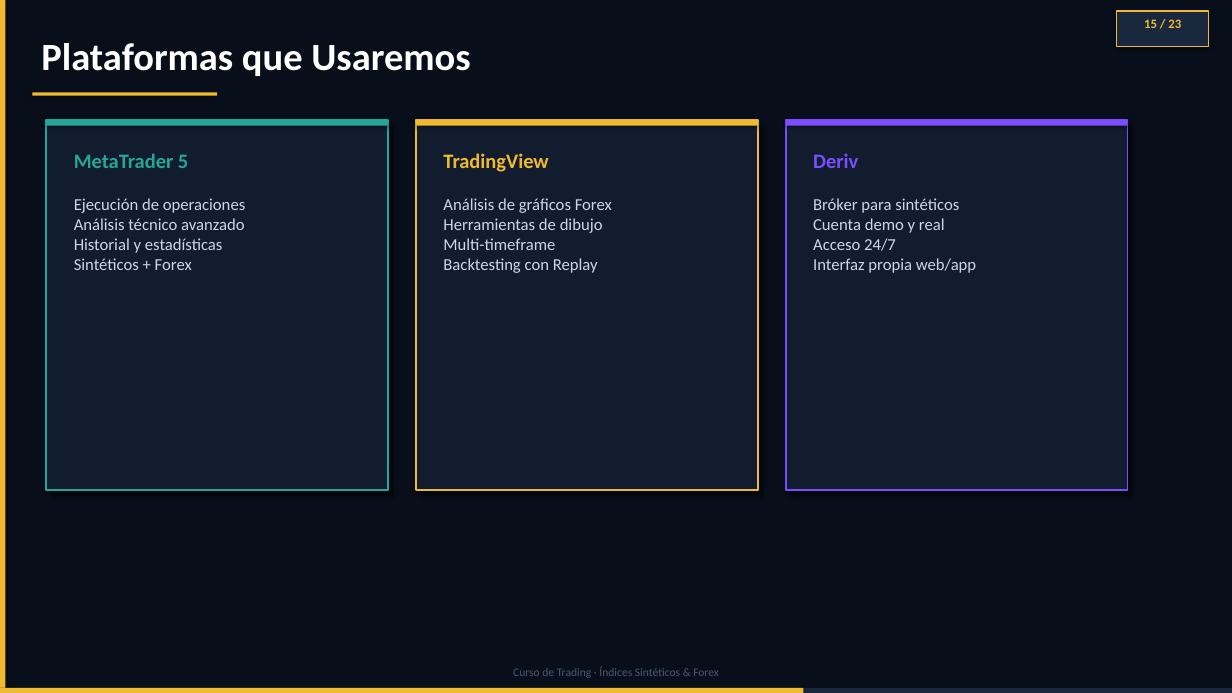
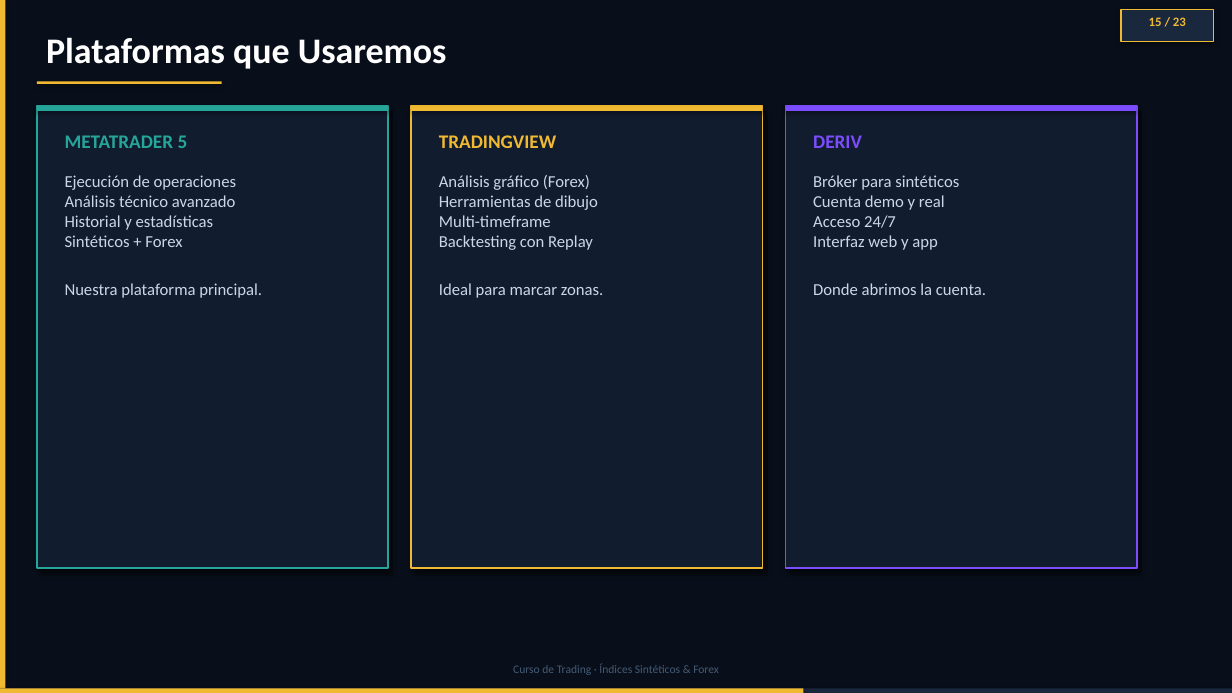
Before and after one commit to daac-gif/curso-trading, a slide deck: slide 15 of diapositivas/Clase_01_PREMIUM_FINAL.pptx. Drawn at 1232x693 pixels with LibreOffice and Linux fonts; fonts in the diff are those of the drawing. Boxes give left, top, right and bottom in pixels: in the first picture for what was removed or moved away, otherwise in the second. Text is boxed around its words. In the diff, an @@ line names an element or a change of style, - is before the commit and + after.

```diff
--- a/diapositivas/Clase_01_PREMIUM_FINAL.pptx
+++ b/diapositivas/Clase_01_PREMIUM_FINAL.pptx
@@ text "Plataformas que Usaremos" at box(46, 37, 447, 69): size 30 to 28 pt @@
@@ text "15 / 23": place and size @@
-text "15 / 23" at box(1144, 19, 1181, 28)
+text "15 / 23" at box(1149, 17, 1186, 26)
@@ rectangle: place and size @@
-rectangle at box(1116, 11, 1209, 46)
+rectangle at box(1121, 9, 1214, 42)
@@ rectangle: place and size @@
-rectangle at box(32, 92, 217, 96)
+rectangle at box(37, 81, 222, 84)
@@ rectangle: place and size @@
-rectangle at box(46, 120, 388, 126)
+rectangle at box(37, 106, 388, 111)
@@ rectangle: place and size @@
-rectangle at box(46, 120, 388, 490)
+rectangle at box(37, 106, 388, 568)
@@ rectangle at box(37, 106, 388, 568): outline #26A69A 1.5 pt to #26A69A 1.2 pt @@
@@ rectangle: place and size @@
-rectangle at box(52, 126, 394, 495)
+rectangle at box(42, 111, 393, 573)
@@ rectangle: place and size @@
-rectangle at box(416, 120, 758, 126)
+rectangle at box(411, 106, 762, 111)
@@ rectangle: place and size @@
-rectangle at box(416, 120, 758, 490)
+rectangle at box(411, 106, 762, 568)
@@ rectangle at box(411, 106, 762, 568): outline #F0B932 1.5 pt to #F0B932 1.2 pt @@
@@ rectangle: place and size @@
-rectangle at box(421, 126, 763, 495)
+rectangle at box(416, 111, 767, 573)
@@ rectangle: place and size @@
-rectangle at box(786, 120, 1128, 126)
+rectangle at box(786, 106, 1137, 111)
@@ rectangle: place and size @@
-rectangle at box(786, 120, 1128, 490)
+rectangle at box(786, 106, 1137, 568)
@@ rectangle at box(786, 106, 1137, 568): outline #7C4DFF 1.5 pt to #7C4DFF 1.2 pt @@
@@ rectangle: place and size @@
-rectangle at box(791, 126, 1133, 495)
+rectangle at box(790, 111, 1141, 573)
@@ text at box(65, 135, 188, 148): text changed; size 16 to 15 pt @@
-MetaTrader 5
+METATRADER 5
@@ text at box(439, 135, 556, 148): text changed; size 16 to 15 pt @@
-TradingView
+TRADINGVIEW
@@ text at box(813, 135, 862, 148): text changed; size 16 to 15 pt @@
-Deriv
+DERIV
@@ text at box(65, 175, 262, 298): text changed @@
-Ejecución de operaciones
-Análisis técnico avanzado
-Historial y estadísticas
-Sintéticos + Forex
+Ejecución de operaciones
+Análisis técnico avanzado
+Historial y estadísticas
+Sintéticos + Forex
+Nuestra plataforma principal.
@@ text at box(439, 175, 603, 298): text changed @@
-Análisis de gráficos Forex
-Herramientas de dibujo
-Multi-timeframe
-Backtesting con Replay
+Análisis gráfico (Forex)
+Herramientas de dibujo
+Multi-timeframe
+Backtesting con Replay
+Ideal para marcar zonas.
@@ text at box(813, 175, 986, 295): text changed @@
-Bróker para sintéticos
-Cuenta demo y real
-Acceso 24/7
-Interfaz propia web/app
+Bróker para sintéticos
+Cuenta demo y real
+Acceso 24/7
+Interfaz web y app
+Donde abrimos la cuenta.
```
Also in this commit, not shown: 22 other slides changed.
